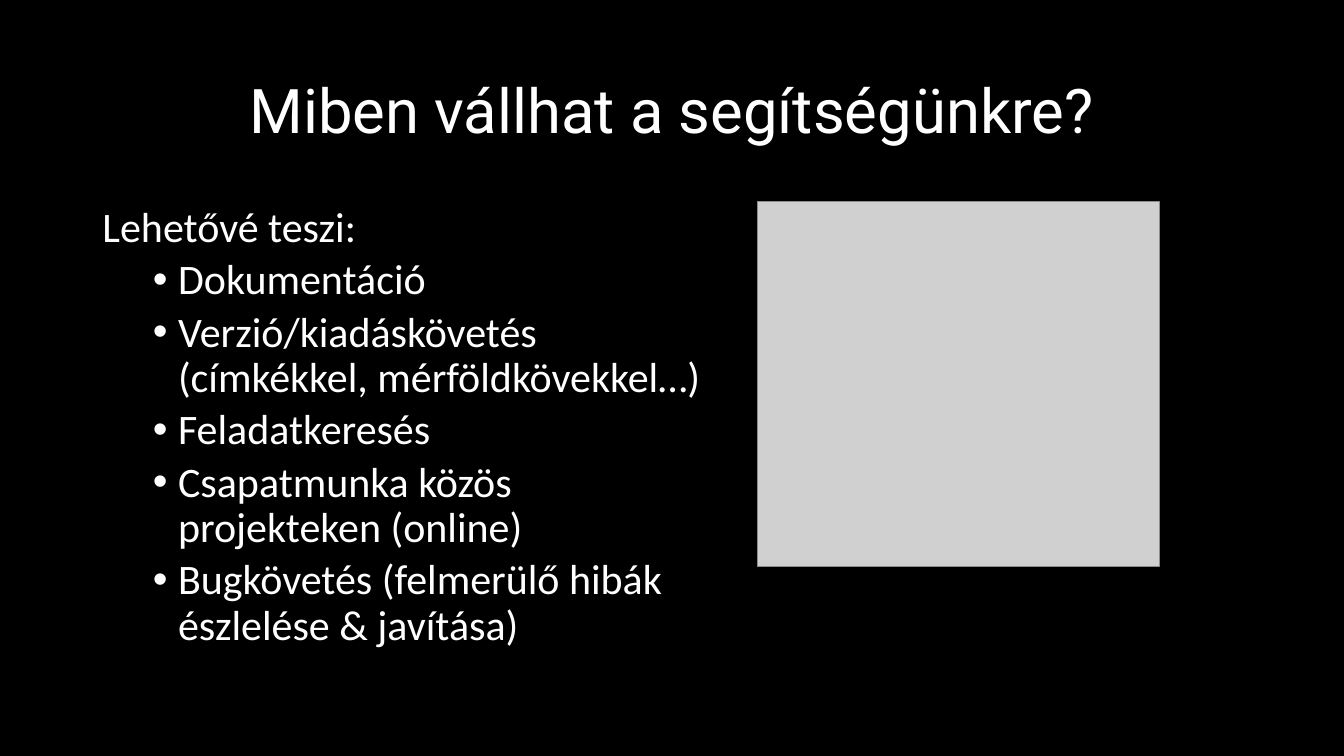
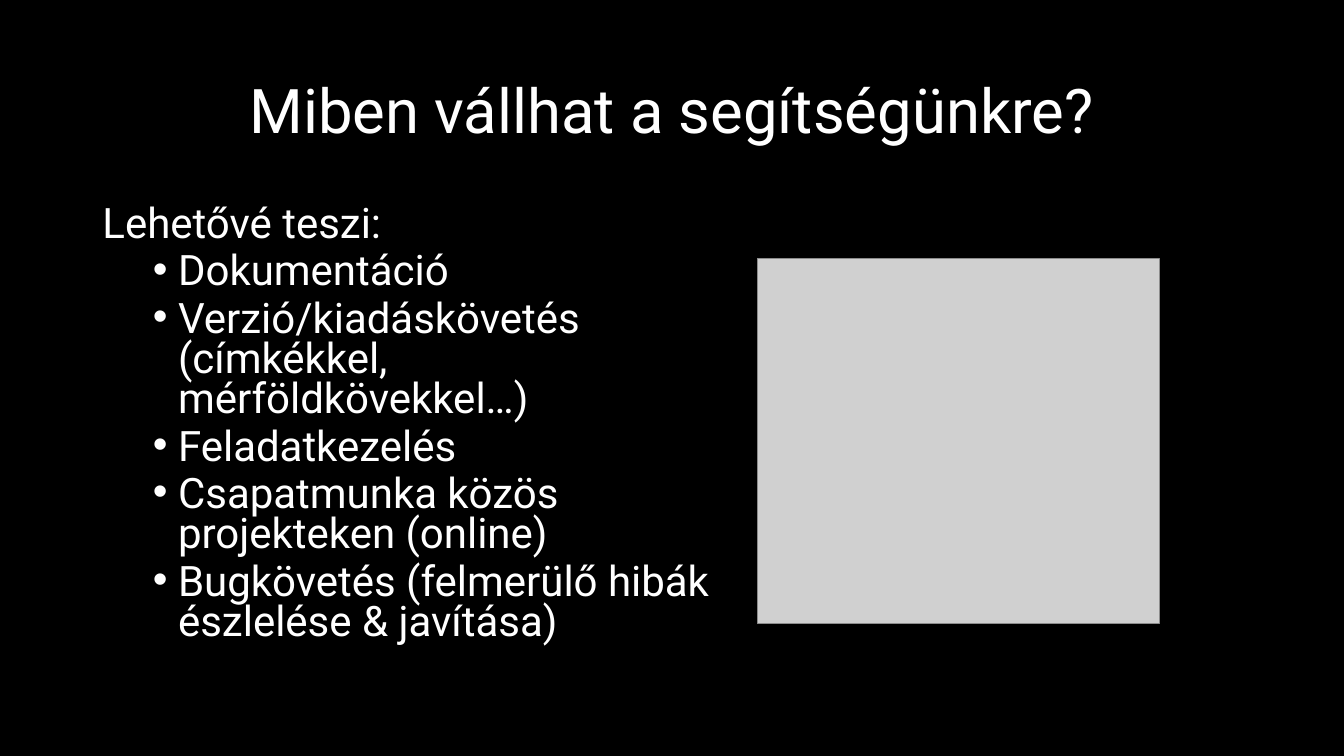
Before and after one commit to Zalan12/IKT-ppt, a slide deck: slide 3 of A GitHub.pptx. Drawn at 1344x756 pixels with LibreOffice and Linux fonts; fonts in the diff are those of the drawing; grey boxes stand for pictures. Boxes give left, top, right and bottom in pixels: in the first picture for what was removed or moved away, otherwise in the second. Text is boxed around its words. In the diff, an @@ line names an element or a change of style, - is before the commit and + after.

Commit message:
A feladat folytatása, további információk gyüjtése

```diff
--- a/A GitHub.pptx
+++ b/A GitHub.pptx
@@ text at (102,206,709,646): font Calibri to Roboto; line spacing 0.9 to 0.8 @@
@@ picture: place and size @@
-picture at (758,202,1159,567)
+picture at (758,259,1159,624)
@@ text at (178,429,456,462): text changed; font Calibri to Roboto @@
-  • Feladatkeresés
+  • Feladatkezelés
```
Also in this commit, not shown: 5 slides added.
